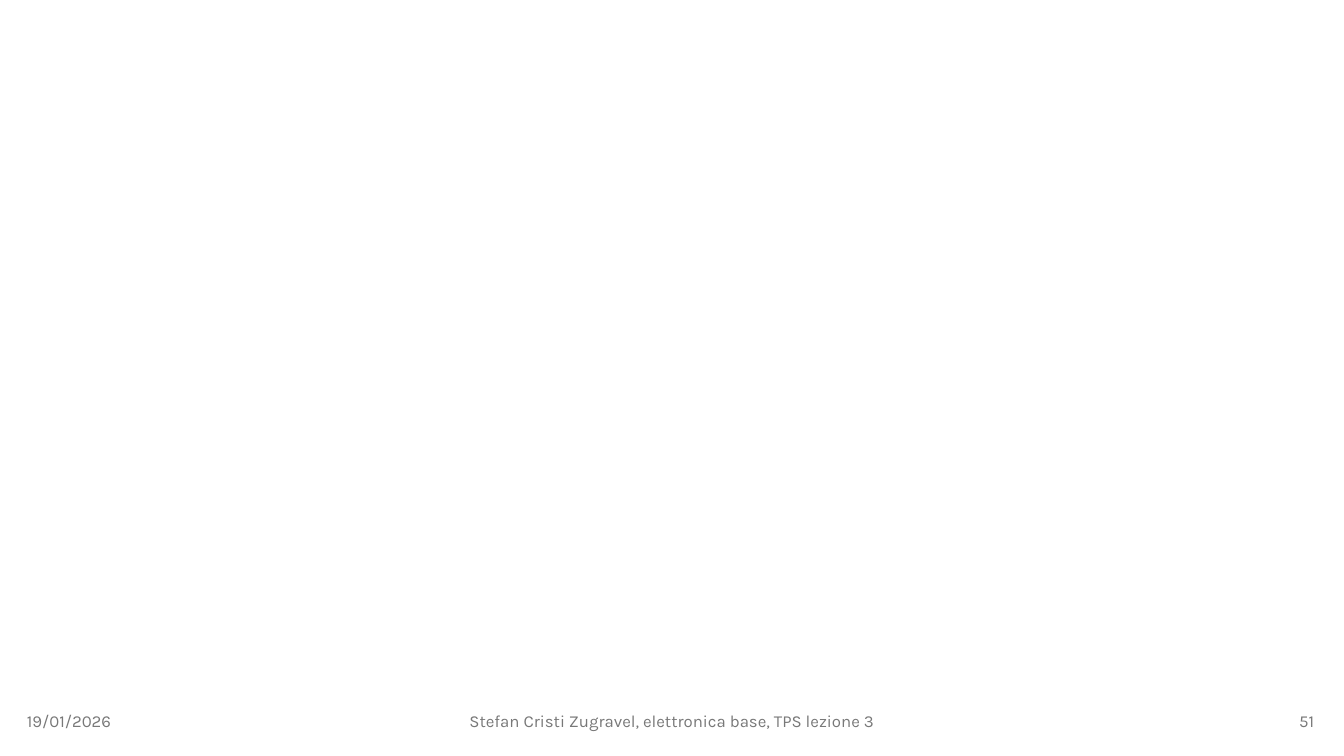
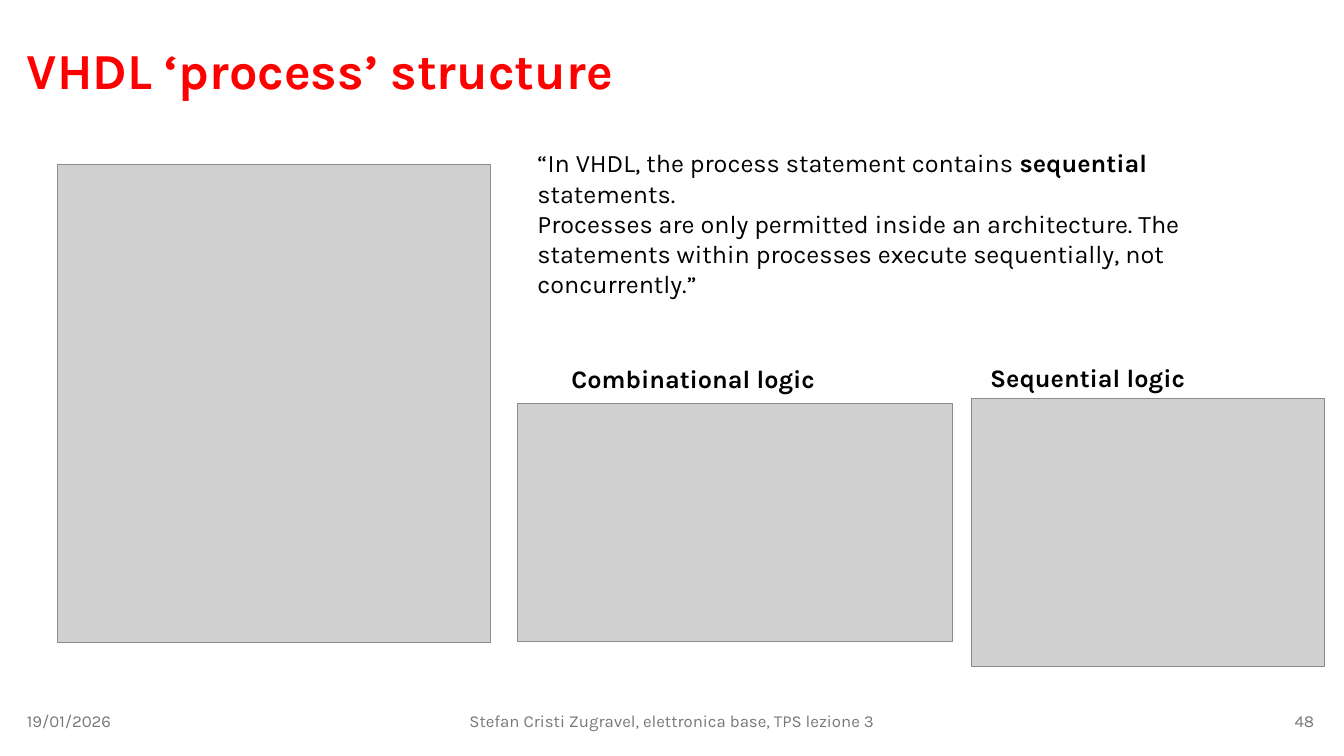
Before and after one commit to stefan-zugravel/elettronica_base, a slide deck: slide 48 of slides/lezione3.pptx (slide 51 before the commit). Drawn at 1344x756 pixels with LibreOffice and Linux fonts; fonts in the diff are those of the drawing; grey boxes stand for pictures. Boxes give left, top, right and bottom in pixels: in the first picture for what was removed or moved away, otherwise in the second. Text is boxed around its words. In the diff, an @@ line names an element or a change of style, - is before the commit and + after.

```diff
--- a/slides/lezione3.pptx
+++ b/slides/lezione3.pptx
@@ title added at [27, 56, 612, 101], 36 pt, text #FF0000, bold @@
+VHDL ‘process’ structure
@@ picture added at [57, 164, 490, 643] @@
@@ text added at [537, 154, 1179, 299], 18 pt, text #000000 @@
+“In VHDL, the process statement contains sequential statements.
+Processes are only permitted inside an architecture. The statements within processes execute sequentially, not concurrently.”
@@ text added at [571, 370, 815, 394], 18 pt, text #000000, bold @@
+Combinational logic
@@ text added at [990, 369, 1185, 394], 18 pt, text #000000, bold @@
+Sequential logic
@@ picture added at [518, 404, 953, 642] @@
@@ picture added at [972, 398, 1325, 666] @@
@@ page number at [1295, 716, 1315, 727]: text changed @@
-51
+48
```
Also in this commit, not shown: 5 other slides changed, 2 slides removed, 2 other files.
